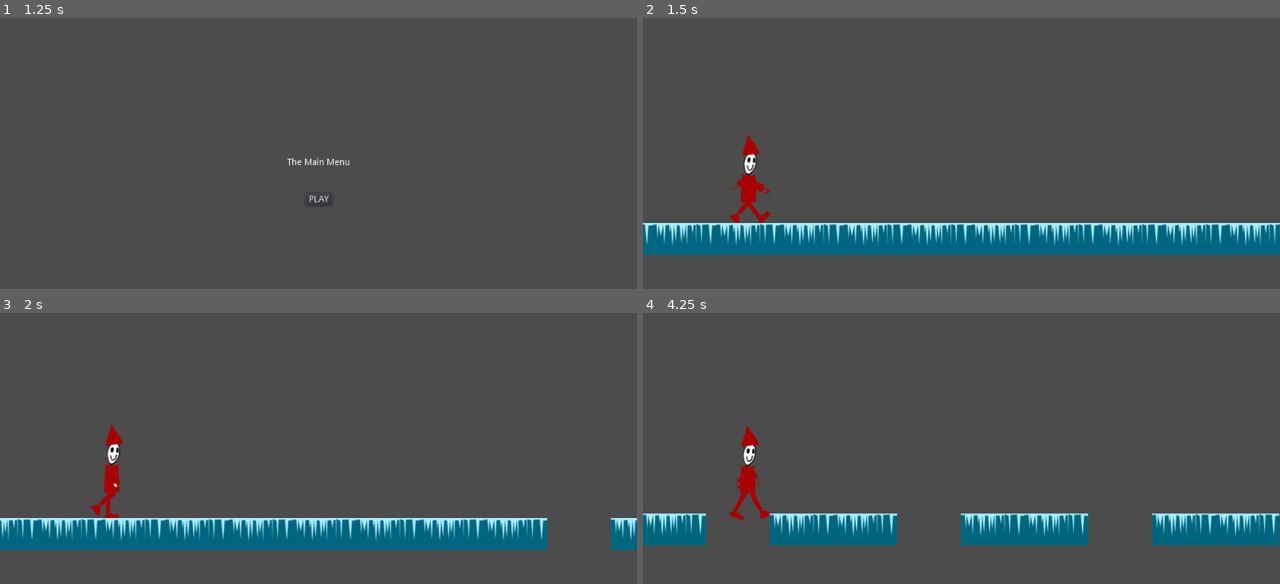
Above: before the commit, frames 1-4 (two rows, left to right).
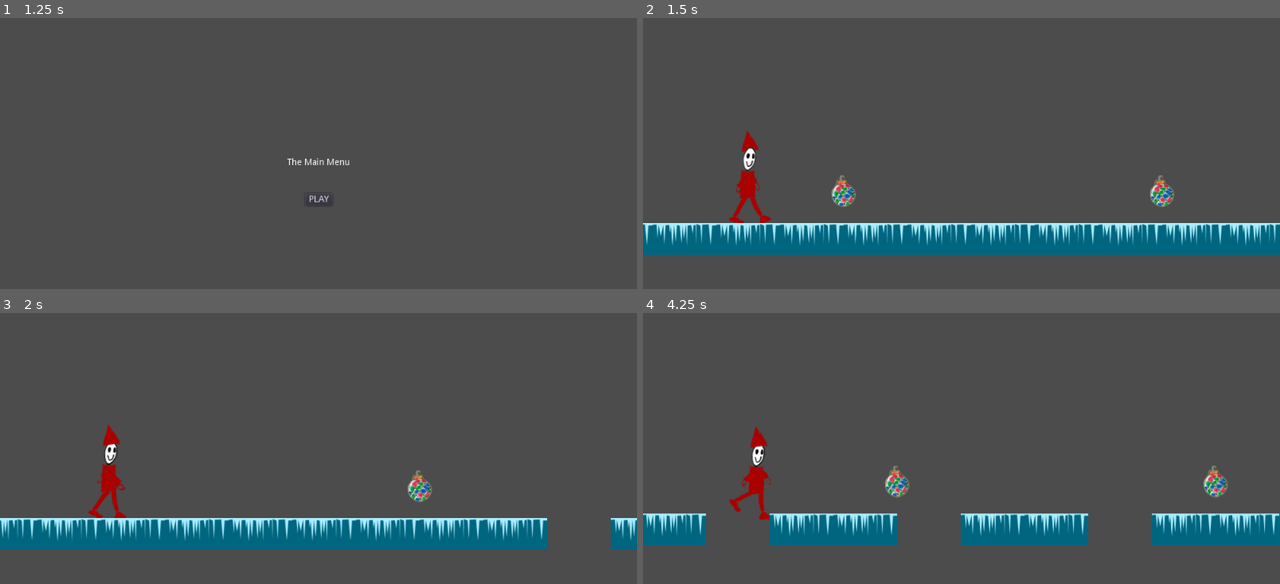
Above: after the commit, the same moments.

Repository: the-g-force/FamJam-December2020
Game: Godot game, scene res://src/SplashScreen.tscn
The game is run twice, just before and just after one commit, with the same random seed, the same clock (stepped at 60 frames per second) and the same inputs.
Inputs (mouse positions are in pixels of both pictures, inside the frame that each line leads up to):
- Up to frame 1 (1.25 s): tap Enter at 0.5 s; move the mouse to (458, 142) at 0.52 s; click (458, 142) at 0.67 s; tap Space (jump) at 0.77 s
- Up to frame 2 (1.5 s): click "PLAY" at 1.25 s
- Up to frame 3 (2 s): no input
- Up to frame 4 (4.25 s): move the mouse to (834, 475) at 2.02 s; click (834, 475) at 2.17 s; tap Space (jump) at 2.27, 3.77 s; move the mouse to (1025, 372) at 2.77 s; click (1025, 372) at 2.92 s; move the mouse to (929, 535) at 3.52 s; click (929, 535) at 3.67 s

Frame 1 is identical in both runs. In frame 2, 1.1% of the frame differs, in the area x 13-84%, y 41-76%; in frame 3, 0.9%; in frame 4, 1.5%, in the area x 13-92%, y 41-77%.

Commit message:
Add collectible ornaments
The number collected is shown in the end screen

Diff:
--- a/project/project.godot
+++ b/project/project.godot
@@ -27,6 +27,7 @@
 [autoload]
 
 Jukebox="*res://src/Jukebox.tscn"
+GameState="*res://src/GameState.gd"
 
 [display]
 
--- a/project/src/Elf.tscn
+++ b/project/src/Elf.tscn
@@ -78,5 +78,4 @@
 position = Vector2( 2.32352, -76.9511 )
 frames = SubResource( 12 )
 animation = "walk"
-frame = 9
 playing = true
--- a/project/src/EndScreen.gd
+++ b/project/src/EndScreen.gd
@@ -2,8 +2,8 @@
 
 
 func _ready():
-	pass
+	$Label.text = "You collected %d ornaments" % GameState.ornaments.size()
 
-
+# warning-ignore:return_value_discarded
 func _on_Button_pressed():
 	get_tree().change_scene("res://src/TestLevel.tscn")
--- /dev/null
+++ b/project/src/GameState.gd
@@ -0,0 +1,6 @@
+extends Node
+
+var ornaments = []
+
+func reset():
+	ornaments = []
--- a/project/src/Ornament.gd
+++ b/project/src/Ornament.gd
@@ -1,4 +1,4 @@
 extends Area2D
 
-func _draw():
-	draw_rect(Rect2(0,0, $CollisionShape2D.shape.extents.x, $CollisionShape2D.shape.extents.y), Color.yellow)
+func _on_VisibilityNotifier2D_screen_exited():
+	queue_free()
--- a/project/src/Ornament.tscn
+++ b/project/src/Ornament.tscn
@@ -1,6 +1,7 @@
-[gd_scene load_steps=3 format=2]
+[gd_scene load_steps=4 format=2]
 
 [ext_resource path="res://src/Ornament.gd" type="Script" id=1]
+[ext_resource path="res://assets/ornaments/image2702.png" type="Texture" id=2]
 
 [sub_resource type="RectangleShape2D" id=1]
 extents = Vector2( 23.1227, 26.3101 )
@@ -10,3 +11,11 @@
 
 [node name="CollisionShape2D" type="CollisionShape2D" parent="."]
 shape = SubResource( 1 )
+
+[node name="Sprite" type="Sprite" parent="."]
+texture = ExtResource( 2 )
+
+[node name="VisibilityNotifier2D" type="VisibilityNotifier2D" parent="."]
+position = Vector2( 1.66855, -0.333725 )
+scale = Vector2( 2.30147, 2.5017 )
+[connection signal="screen_exited" from="VisibilityNotifier2D" to="." method="_on_VisibilityNotifier2D_screen_exited"]
--- a/project/src/TestLevel.gd
+++ b/project/src/TestLevel.gd
@@ -3,6 +3,7 @@
 const INITIAL_TILES := 8
 const Tile : PackedScene = preload("res://src/Tile.tscn")
 const TileGenerationTrigger : PackedScene = preload("res://src/TileGenerationTrigger.tscn")
+const Ornament : PackedScene = preload("res://src/Ornament.tscn")
 
 export var TIME_SCALE_PER_TILE = 0.02
 
@@ -11,6 +12,7 @@
 onready var _tiles := $Tiles
 
 func _ready():
+	GameState.reset()
 	Engine.time_scale = 1.0
 	for x in range(0,1100,100):
 		_run_tile_generator(x)
@@ -33,6 +35,13 @@
 
 	_tile_index += 1
 
+	if _tile_index % 5 == 0:
+		var ornament := Ornament.instance()
+		ornament.position.y = -50
+		ornament.position.x = x
+		_ignored = ornament.connect("body_entered", self, "_on_Ornament_entered", [ornament], CONNECT_ONESHOT)
+		_tiles.add_child(ornament)
+
 
 # warning-ignore:return_value_discarded
 func _create_tile_at(x:float)->void:
@@ -47,6 +56,11 @@
 	trigger.queue_free()
 
 
+func _on_Ornament_entered(_body, ornament:Node2D):
+	GameState.ornaments.append(ornament)
+	ornament.get_parent().call_deferred("remove_child", ornament)
+
+
 func _process(_delta):
 	if $Elf.position.y > 700:
 		_game_over()
